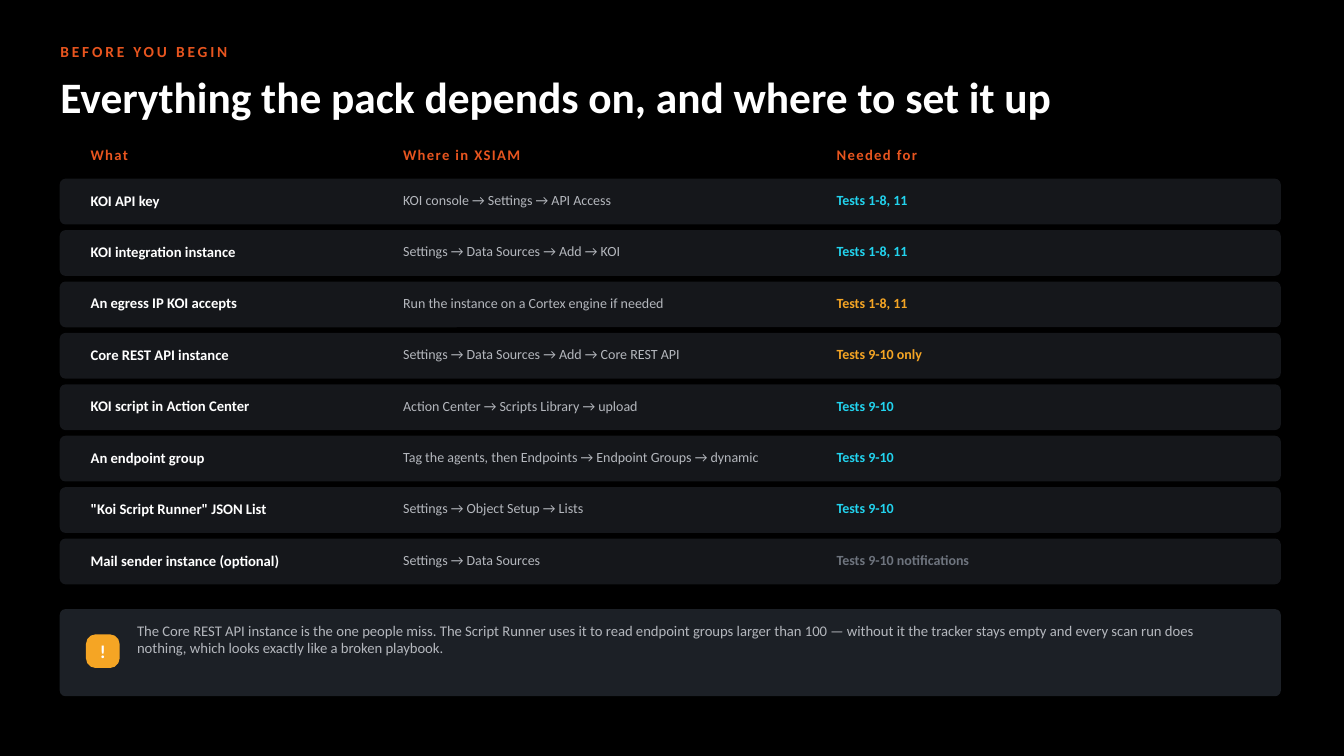
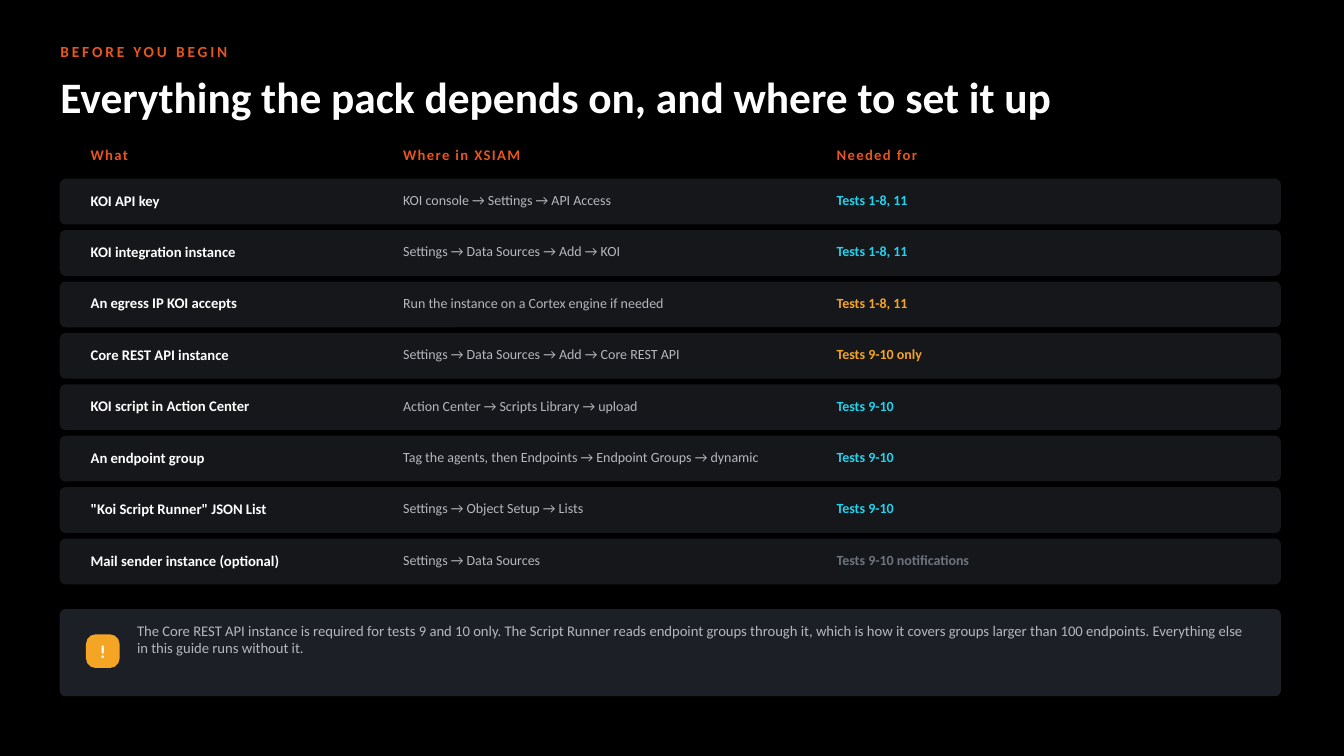
Before and after one commit to ayman-m/koi-xsiam-pack, a slide deck: slide 4 of docs/KOI_Content_Pack_Test_Guide.pptx. Drawn at 1344x756 pixels with LibreOffice and Linux fonts; fonts in the diff are those of the drawing. Boxes give left, top, right and bottom in pixels: in the first picture for what was removed or moved away, otherwise in the second. Text is boxed around its words. In the diff, an @@ line names an element or a change of style, - is before the commit and + after.

```diff
--- a/docs/KOI_Content_Pack_Test_Guide.pptx
+++ b/docs/KOI_Content_Pack_Test_Guide.pptx
@@ text at (137, 626, 1243, 656): text changed @@
-The Core REST API instance is the one people miss. The Script Runner uses it to read endpoint groups larger than 100 — without it the tracker stays empty and every scan run does nothing, which looks exactly like a broken playbook.
+The Core REST API instance is required for tests 9 and 10 only. The Script Runner reads endpoint groups through it, which is how it covers groups larger than 100 endpoints. Everything else in this guide runs without it.
```
Also in this commit, not shown: 13 other slides changed, 1 slide removed, 2 other files.
